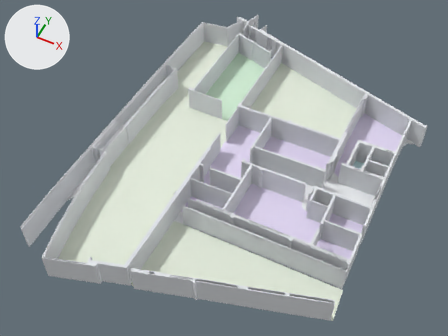
The glTF model ProjetoSenaiHub/Arquivos/Map/Novo Projeto Mapa/saida/blender/glb/BlocoB.glb, before and after one commit.
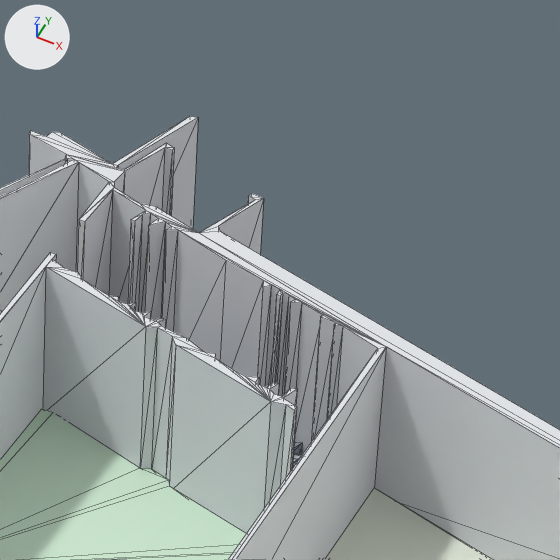
Old and new are each drawn whole from a camera (50 mm lens) standing at (-41.5, 402.5, 463.9) and looking at (-215.8, 751.0, 28.3) and again close up on the part from 52% to 68% of the width and 0% to 21% of the height. Lighting does not change. The marker at upper left points along +X, +Y and +Z. The older version's two pictures come first. The close-ups show mesh edges as thin lines.

Script lines for the objects in view, before the commit:
```python
me_b0___degraus = bpy.data.meshes.new('B0 — Degraus')
me_b0___degraus.from_pydata(...)  # 294 vertices, 524 faces; spans x -281.4..-232.9, y 908.6..933.9, z 23.8..26.2
me_b0___degraus.materials.append(mat_degrau)  # grey #8e97a5
me_b0___jardim = bpy.data.meshes.new('B0 — Jardim')
me_b0___jardim.from_pydata(...)  # 92 vertices, 164 faces; spans x -230.0..-70.0, y 607.0..923.0, z 24.0..25.0
me_b0___jardim.materials.append(mat_piso_área_externa___coberta)  # white #e7efdf
me_b0___paredes = bpy.data.meshes.new('B0 — Paredes')
me_b0___paredes.from_pydata(...)  # 1108 vertices, 2316 faces; spans x -330.0..-58.0, y 584.0..961.0, z 24.0..50.0
me_b0___paredes.materials.append(mat_parede)  # white #e4e7eb
ob_b0___degraus = bpy.data.objects.new('B0 — Degraus', me_b0___degraus)
ob_b0___degraus.location = (0.0, 0.0, 0.0)
ob_b0___jardim = bpy.data.objects.new('B0 — Jardim', me_b0___jardim)
ob_b0___jardim.location = (0.0, 0.0, 0.0)
ob_b0___paredes = bpy.data.objects.new('B0 — Paredes', me_b0___paredes)
ob_b0___paredes.location = (0.0, 0.0, 0.0)
# also in view: 'B0 — Laboratório Maker' at (-257.0, 865.4, 24.4)
```
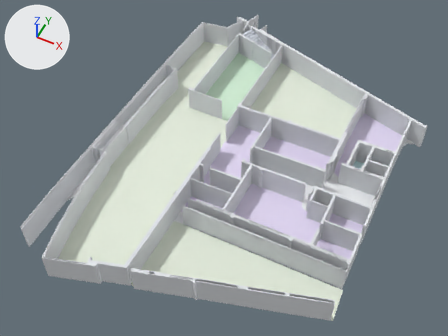
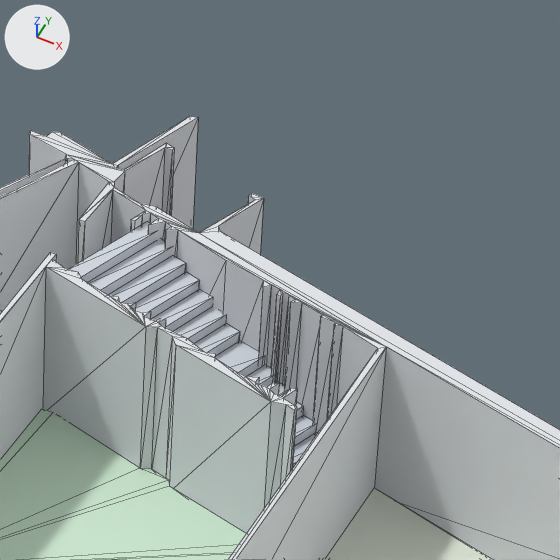
Changed parts and their boxes (x1, y1, x2, y2) in the close-ups (560 x 560 px):
'B — Escada 5', added
    after: (69, 223, 317, 469)
'B0 — Degraus', deleted (mostly hidden)
    before: (292, 442, 302, 469)

Patch to the scene script:
```diff
--- a/ProjetoSenaiHub/Arquivos/Map/Novo Projeto Mapa/saida/blender/glb/BlocoB.glb.py
+++ b/ProjetoSenaiHub/Arquivos/Map/Novo Projeto Mapa/saida/blender/glb/BlocoB.glb.py
@@ me_b___escada_5 @@
+me_b___escada_5.from_pydata(...)  # 92 vertices, 180 faces; spans x -279.0..-233.0, y 906.3..936.6, z 23.8..48.3
+me_b___escada_5.materials.append(mat_piso_escada)  # light grey #d3d9e2
@@ ob_b0___degraus @@
-ob_b0___degraus = bpy.data.objects.new('B0 — Degraus', me_b0___degraus)
-ob_b0___degraus.location = (0.0, 0.0, 0.0)
@@ ob_b___escada_5 @@
+ob_b___escada_5 = bpy.data.objects.new('B — Escada 5', me_b___escada_5)
+ob_b___escada_5.location = (0.0, 0.0, 0.0)
```
